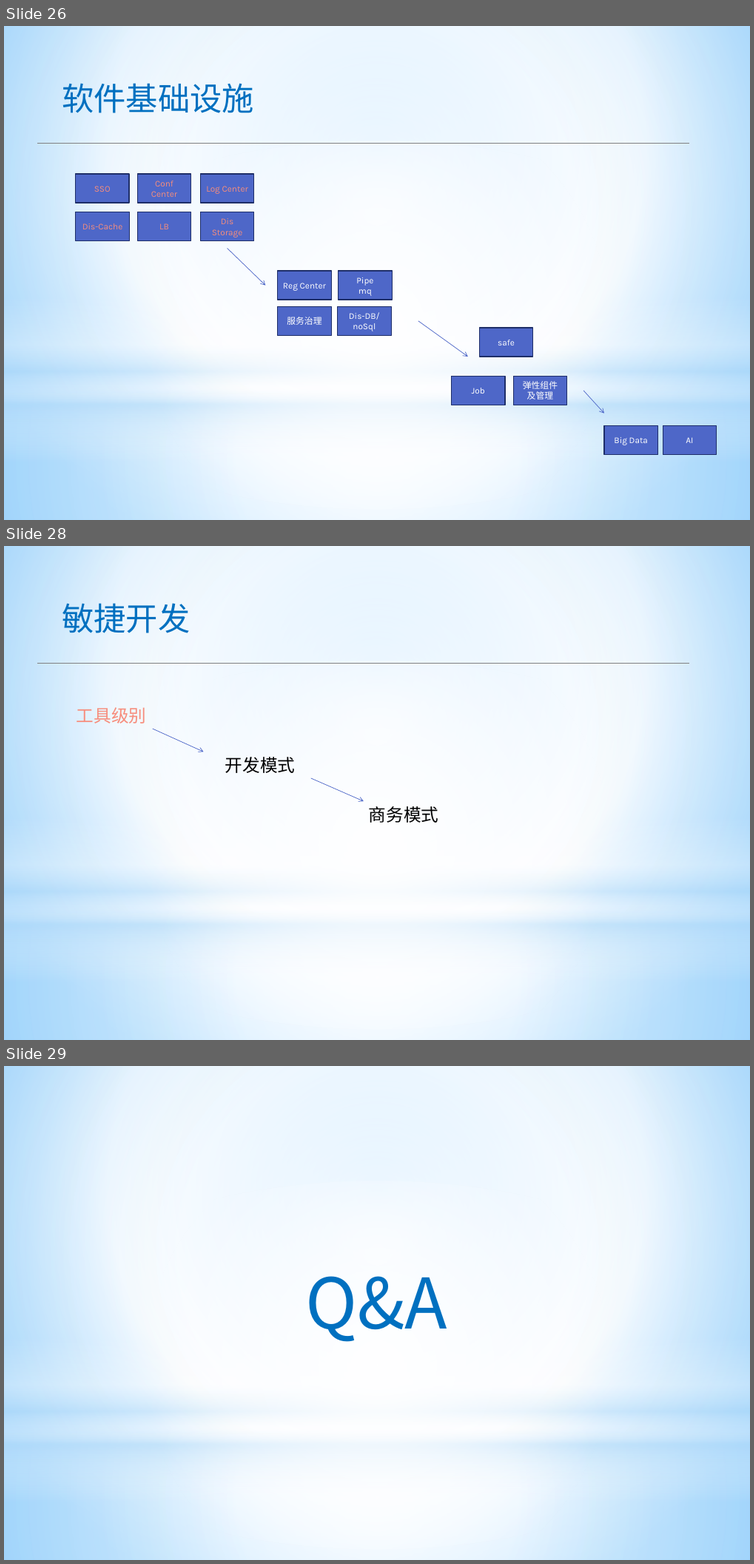
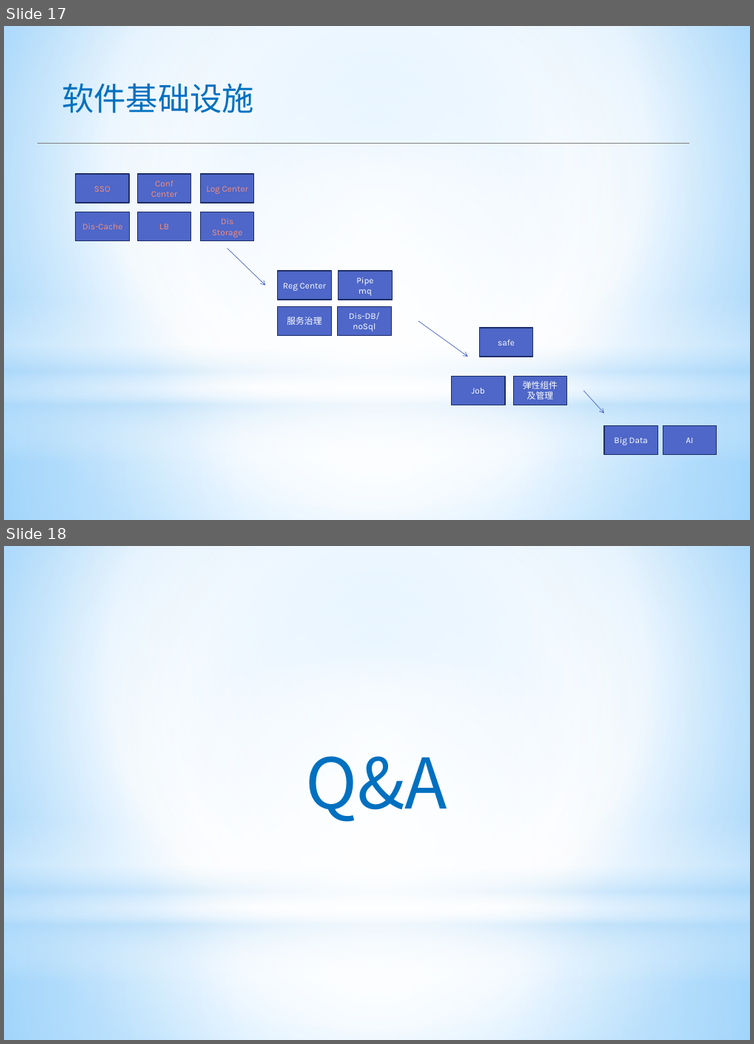
Before and after one commit to apporoad/DesignAndScheme2017, a slide deck: c云服务架构/Paas架构设计.pptx. Shown one above the other, each under a label of ours: slides 26, 28 and 29 before the commit, slides 17 and 18 after it; the slides between them are not shown. The pictures are 754x1564 and 754x1044 pixels, drawn with LibreOffice and Linux fonts; fonts in the diff are those of the drawing; background and template pictures are left out. Boxes give left, top, right and bottom in pixels: in the first picture for what was removed or moved away, otherwise in the second. Text is boxed around its words. In the diff, an @@ line names an element or a change of style, - is before the commit and + after.

```diff
--- a/c云服务架构/Paas架构设计.pptx
+++ b/c云服务架构/Paas架构设计.pptx
@@ slide 28 removed at (4, 546, 750, 1040), background gradient #9ED5FF to #FFFFFF to #5BB9FF; not listed: 4 template elements that a slide beside it also shows @@
@@ text removed at (62, 603, 190, 633) @@
-敏捷开发
@@ line removed from (37, 664) to (689, 664) @@
@@ text removed at (77, 707, 147, 724) @@
-工具级别
@@ arrow removed from (153, 729) to (203, 752) @@
@@ text removed at (225, 757, 296, 773) @@
-开发模式
@@ arrow removed from (311, 778) to (364, 801) @@
@@ text removed at (369, 806, 439, 823) @@
-商务模式
@@ what was slide 26 is now slide 17 @@
@@ what was slide 29 is now slide 18 @@
```
Also in this commit, not shown: 8 slides changed, 1 slide added, 11 other slides removed, 5 other files.
